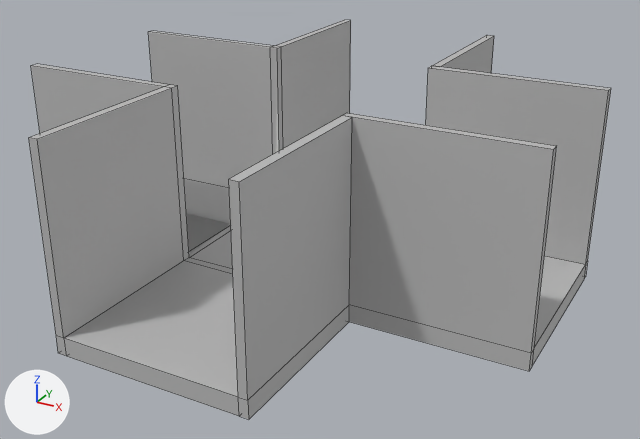
A saved change to the FBX model Assets/Models/Temporary Models/HallwayCrossingX.fbx.
Rendered twice from a 50 mm lens placed at (0.0269, -0.0825, 0.0456), pointed at (-0.0178, -0.0013, 0.005). The axes (+X, +Y, +Z) are drawn at lower left. The lights are the same throughout. Mesh edges are drawn as thin lines. Where no turn or scale is listed for an object, it has been applied to the vertices. Vertices at the same position are counted once.

Script lines for the objects in view, before the commit:
```python
me_mesh = bpy.data.meshes.new('Mesh')
me_mesh.from_pydata(...)  # 94 vertices, 100 faces; spans x -0.05..0.01, y -0.03..0.03, z -0.001..0.021
me_mesh.materials.append(mat_lambert1)  # grey #bcbcbc
ob_x = bpy.data.objects.new('X', me_mesh)
ob_x.location = (0.0, 0.0, 0.0)
```
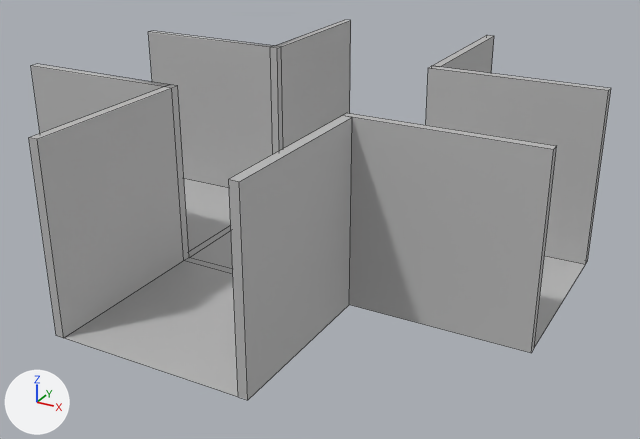
Where the newer file only moved an object's origin or applied its transform, the numbers keep the older frame.

Where the change shows, as pixel boxes [x1, y1, x2, y2] in the pictures (640 x 439 px):
```json
{"object": "X", "change": "reshaped", "before": [29, 20, 611, 419], "after": [29, 20, 611, 400]}
{"part": 1, "of": "me_mesh", "change": "cut back", "before": [31, 31, 588, 419], "after": [31, 31, 273, 188]}
```

The change, as JSON lines over the scene's bpy script:
```json
{"block": "me_mesh", "where": "# used by ob_x; location = (0.0, 0.0, 0.0)"}
{"op": "remove", "block": "me_mesh", "code": "me_mesh.from_pydata(...)  # 94 vertices, 100 faces; spans x -0.05..0.01, y -0.03..0.03, z -0.001..0.021"}
{"op": "add", "block": "me_mesh", "code": "me_mesh.from_pydata(...)  # 60 vertices, 52 faces; spans x -0.05..0.01, y -0.03..0.03, z 0.001..0.021"}
{"block": "me_mesh", "change": "me_mesh part 1"}
{"block": "me_mesh", "change": "34 vertices are removed from x -0.05..0.01, y -0.03..0.03, z -0.001..0.021"}
{"block": "me_mesh", "change": "54 faces are deleted"}
{"block": "me_mesh", "change": "6 new faces join them"}
```
